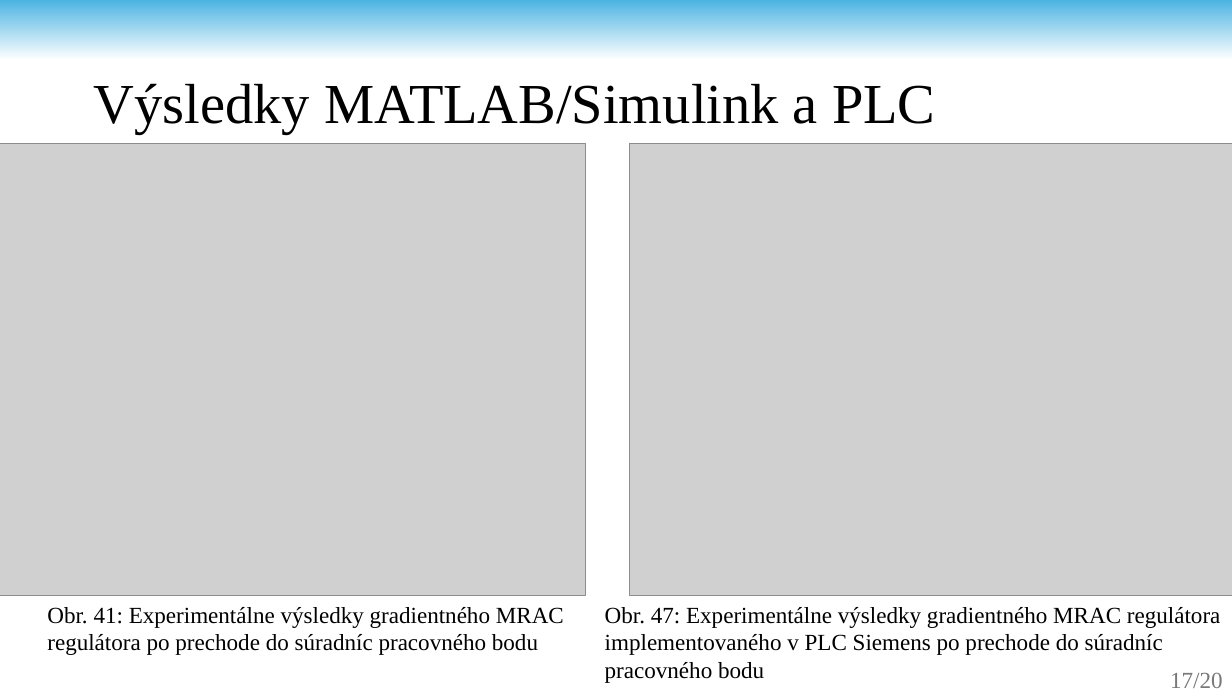
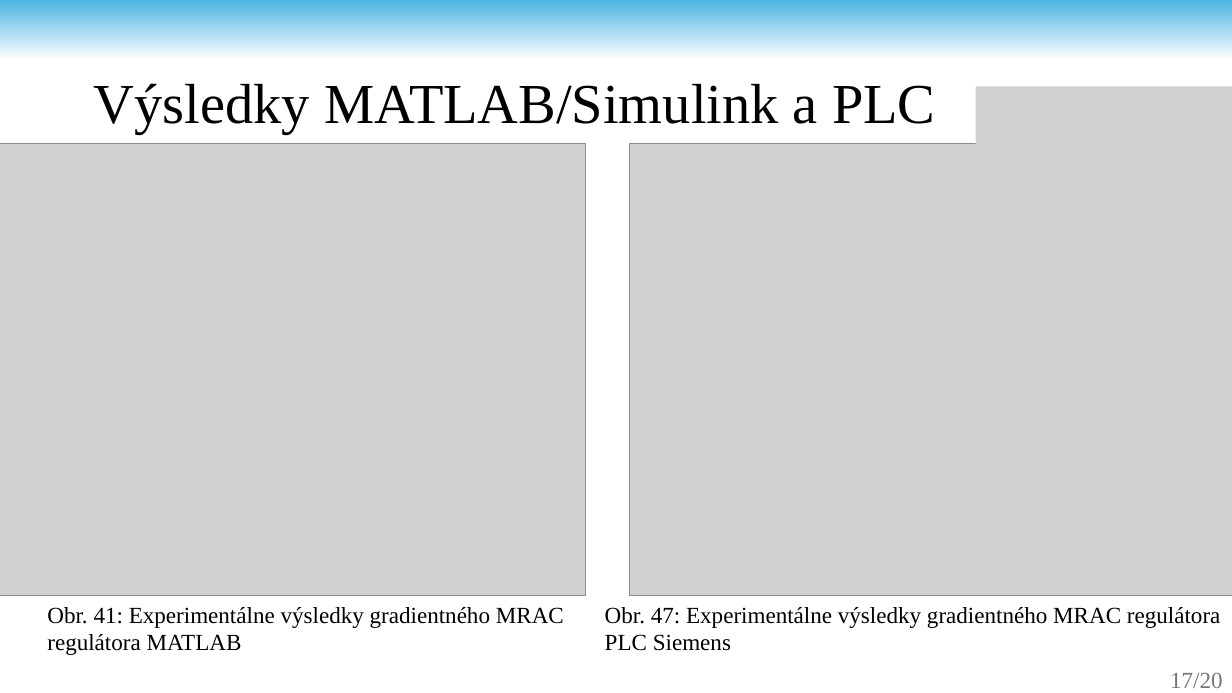
Before and after one commit to andrii-stoliar/DP-Stoliar, a slide deck: slide 17 of Prez/Prez.pptx. Drawn at 1232x693 pixels with LibreOffice and Linux fonts; fonts in the diff are those of the drawing; grey boxes stand for pictures; background and template pictures are left out. Boxes give left, top, right and bottom in pixels: in the first picture for what was removed or moved away, otherwise in the second. Text is boxed around its words. In the diff, an @@ line names an element or a change of style, - is before the commit and + after.

```diff
--- a/Prez/Prez.pptx
+++ b/Prez/Prez.pptx
@@ picture added at [976, 86, 1232, 170] @@
@@ text at [47, 607, 564, 655]: text changed @@
-Obr. 41: Experimentálne výsledky gradientného MRAC regulátora po prechode do súradníc pracovného bodu
+Obr. 41: Experimentálne výsledky gradientného MRAC regulátora MATLAB
@@ text at [605, 607, 1220, 651]: text changed @@
-Obr. 47: Experimentálne výsledky gradientného MRAC regulátora implementovaného v PLC Siemens po prechode do súradníc pracovného bodu
+Obr. 47: Experimentálne výsledky gradientného MRAC regulátora PLC Siemens
```
Also in this commit, not shown: 1 other slide changed, 1 slide added.
